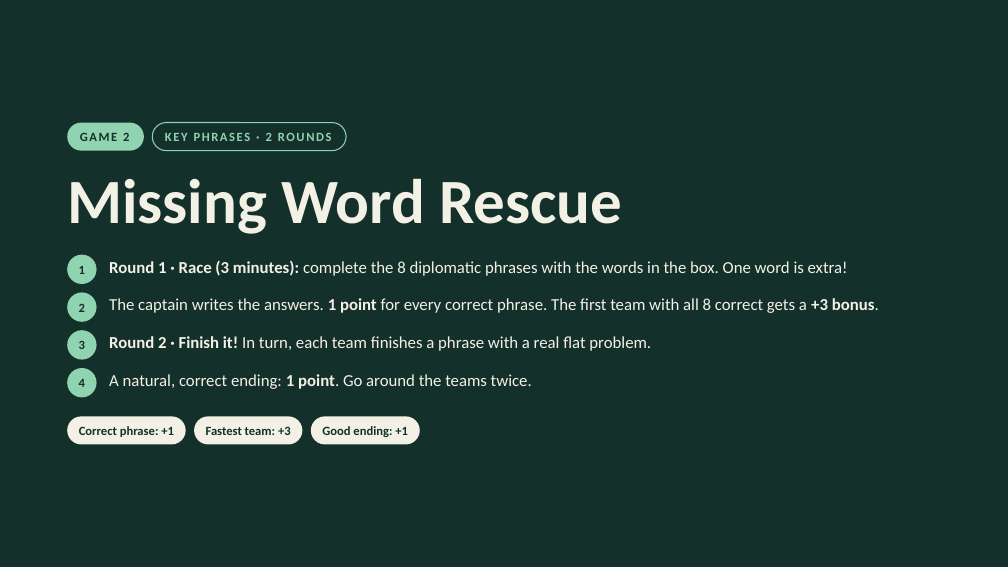
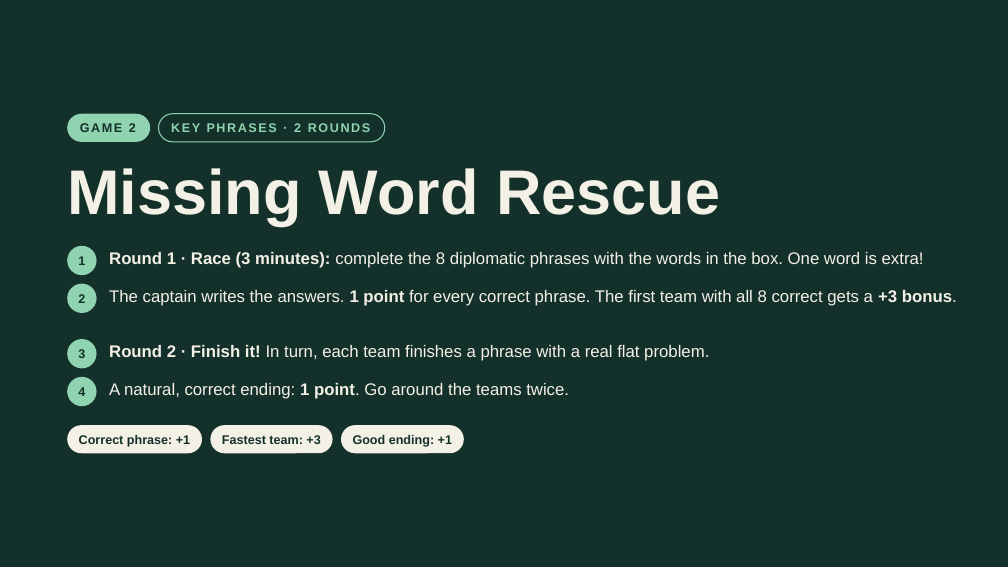
Before and after one commit to adizmurodov/About-ME, a slide deck: slide 14 of diplomatic-flatmate/The-Diplomatic-Flatmate.pptx. Drawn at 1008x567 pixels with LibreOffice and Linux fonts; fonts in the diff are those of the drawing. Boxes give left, top, right and bottom in pixels: in the first picture for what was removed or moved away, otherwise in the second. Text is boxed around its words. In the diff, an @@ line names an element or a change of style, - is before the commit and + after.

```diff
--- a/diplomatic-flatmate/The-Diplomatic-Flatmate.pptx
+++ b/diplomatic-flatmate/The-Diplomatic-Flatmate.pptx
@@ rounded rectangle: place and size @@
-rounded rectangle at (67, 123, 144, 150)
+rounded rectangle at (67, 113, 150, 141)
@@ text "GAME 2": place and size @@
-text "GAME 2" at (80, 133, 129, 141)
+text "GAME 2" at (80, 123, 136, 132)
@@ rounded rectangle: place and size @@
-rounded rectangle at (152, 123, 346, 150)
+rounded rectangle at (159, 113, 385, 141)
@@ text "KEY PHRASES · 2 ROUNDS": place and size @@
-text "KEY PHRASES · 2 ROUNDS" at (165, 133, 332, 141)
+text "KEY PHRASES · 2 ROUNDS" at (171, 123, 370, 132)
@@ 4 texts, 2 ellipses: place and size @@
-4 texts, 2 ellipses at (67, 178, 848, 322)
+4 texts, 2 ellipses at (67, 168, 924, 313)
@@ text "The captain writes the answers. ...": place and size @@
-text "The captain writes the answers. ..." at (109, 298, 879, 313)
+text "The captain writes the answers. ..." at (109, 290, 957, 306)
@@ 4 texts, 2 ellipses: place and size @@
-4 texts, 2 ellipses at (67, 330, 651, 398)
+4 texts, 2 ellipses at (67, 339, 709, 406)
@@ rounded rectangle: place and size @@
-rounded rectangle at (67, 417, 186, 445)
+rounded rectangle at (67, 425, 202, 453)
@@ text "Correct phrase: +1": place and size @@
-text "Correct phrase: +1" at (79, 426, 174, 437)
+text "Correct phrase: +1" at (79, 435, 190, 447)
@@ rounded rectangle: place and size @@
-rounded rectangle at (194, 417, 302, 445)
+rounded rectangle at (210, 425, 333, 453)
@@ text "Fastest team: +3": place and size @@
-text "Fastest team: +3" at (206, 426, 291, 435)
+text "Fastest team: +3" at (222, 435, 320, 444)
@@ rounded rectangle: place and size @@
-rounded rectangle at (311, 417, 420, 445)
+rounded rectangle at (341, 425, 464, 453)
@@ font Calibri to Arial in 14 elements at (109, 290, 957, 306), (67, 168, 720, 225), (78, 349, 85, 358), (109, 345, 709, 361), (78, 387, 85, 396), (109, 383, 569, 399), (78, 256, 85, 265), (109, 252, 924, 268), (78, 294, 85, 303), (80, 123, 136, 132), (79, 435, 190, 447), (222, 435, 320, 444), (171, 123, 370, 132), (353, 435, 452, 447) @@
@@ text "Good ending: +1": place and size @@
-text "Good ending: +1" at (322, 426, 408, 437)
+text "Good ending: +1" at (353, 435, 452, 447)
```
Also in this commit, not shown: 30 other slides changed, 1 other file.
